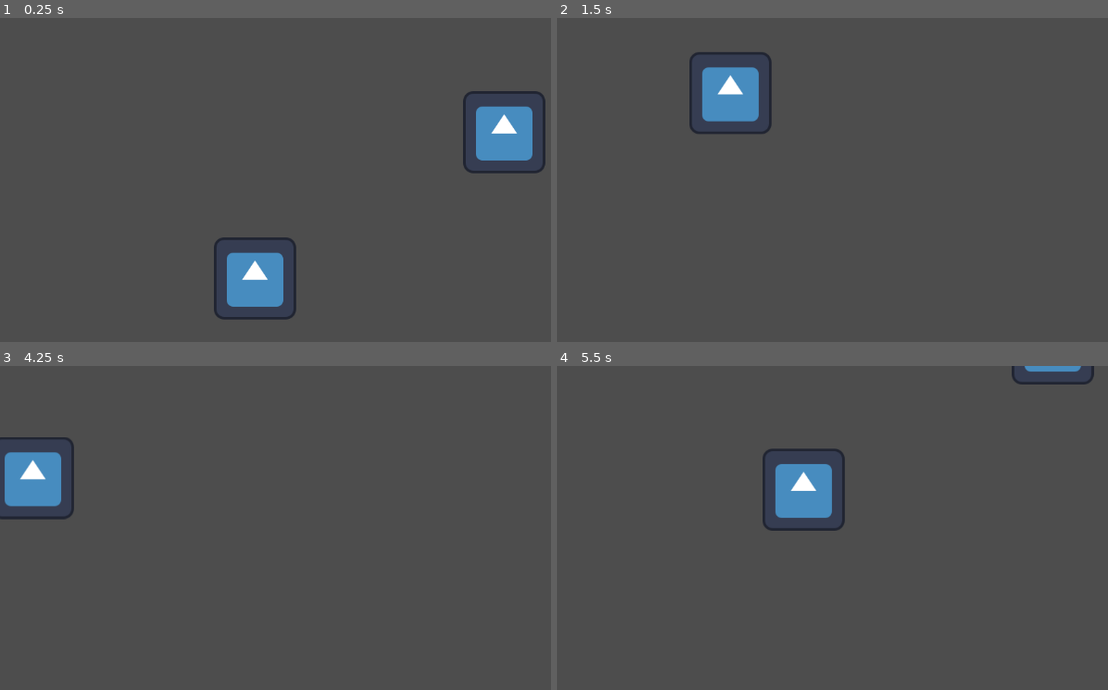
Above: before the commit, frames 1-4 (two rows, left to right).
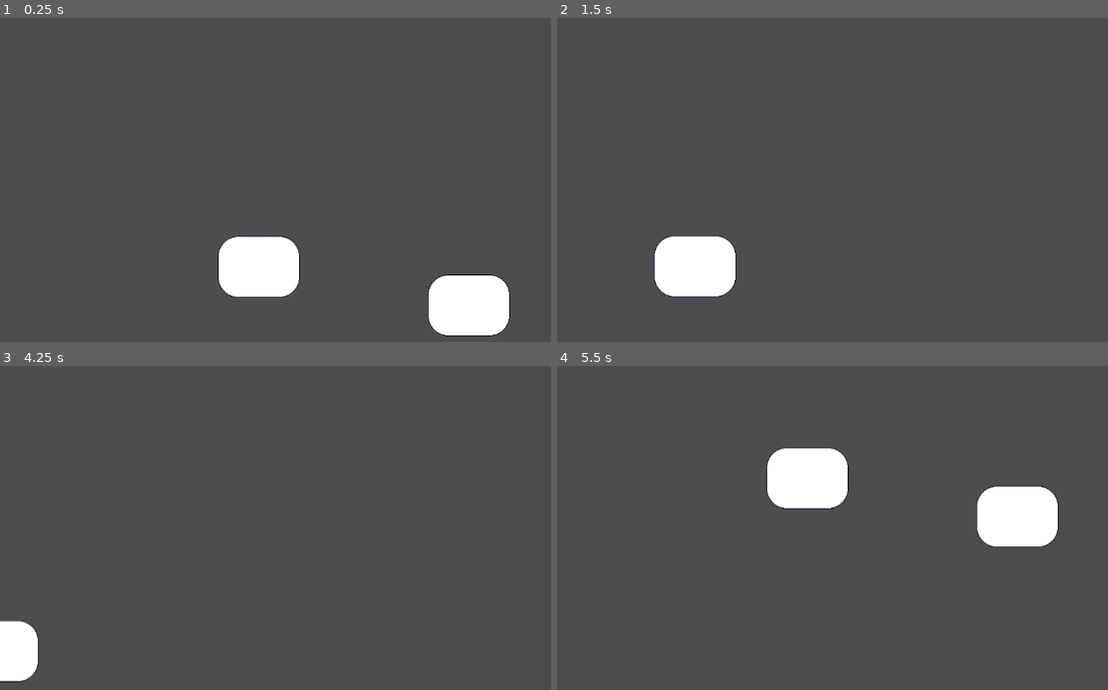
Above: after the commit, the same moments.

Repository: ARCsweden/GameJam2026SpringB
Game: Godot game, scene res://Scenes/Game/Game.tscn
The game is run twice, just before and just after one commit, with the same random seed, the same clock (stepped at 60 frames per second) and the same inputs. The engine's default icon, where the game draws it, is replaced by a stand-in: a white triangle on a blue panel in a dark square.
Inputs (mouse positions are in pixels of both pictures, inside the frame that each line leads up to):
- Up to frame 1 (0.25 s): no input
- Up to frame 2 (1.5 s): tap Enter at 0.5 s; move the mouse to (1091, 205) at 0.52 s; hold Right (pan_right) 0.53-1.28 s; click (1091, 205) at 0.67 s; move the mouse to (777, 248) at 1.27 s; hold S (pan_down) from 1.28 s (still down)
- Up to frame 3 (4.25 s): move the mouse to (446, 482) at 2.02 s; release S (pan_down) at 2.03 s; hold Right (pan_right) 2.03-2.78 s; tap Space at 2.75 s; move the mouse to (330, 657) at 2.77 s; hold W (pan_up) 2.78-3.53 s; click (330, 657) at 2.92 s; tap Enter at 3.5 s; move the mouse to (outside the picture) at 3.52 s; hold Left (pan_left) from 3.53 s (still down)
- Up to frame 4 (5.5 s): move the mouse to (705, 511) at 4.27 s; move the mouse to (964, 573) at 5.02 s; release Left (pan_left) at 5.03 s; hold S (pan_down) from 5.03 s (still down); click (964, 573) at 5.17 s

The runs differ from the first frame. In frame 1, 7.9% of the frame differs, in the area x 38-99%, y 22-99%; in frame 2, 4.8%; in frame 3, 3.3%; in frame 4, 6.0%.

Commit message:
Added SchemaicsNode, with ninepatch rect

Diff:
--- a/Scenes/Game/Schematic.tscn
+++ b/Scenes/Game/Schematic.tscn
@@ -1,7 +1,7 @@
 [gd_scene format=3 uid="uid://kk50qp4e2lch"]
 
 [ext_resource type="Script" uid="uid://t8w8da7gera8" path="res://Scenes/Game/schematic.gd" id="1_3p7ui"]
-[ext_resource type="Texture2D" uid="uid://paxlhb6ma43q" path="res://icon.svg" id="2_npapt"]
+[ext_resource type="PackedScene" uid="uid://ccnuk2wqctkw6" path="res://Scenes/Game/scematics_node.tscn" id="2_npapt"]
 
 [node name="Schematic" type="Node2D" unique_id=1559803732]
 script = ExtResource("1_3p7ui")
@@ -9,10 +9,8 @@
 [node name="Camera2D" type="Camera2D" parent="." unique_id=734684311]
 position_smoothing_enabled = true
 
-[node name="Icon" type="Sprite2D" parent="." unique_id=1019765797]
-position = Vector2(209, -146)
-texture = ExtResource("2_npapt")
+[node name="ScematicsNode" parent="." unique_id=1799637696 instance=ExtResource("2_npapt")]
+position = Vector2(90, 76)
 
-[node name="Icon2" type="Sprite2D" parent="." unique_id=1440590568]
-position = Vector2(-179, 82)
-texture = ExtResource("2_npapt")
+[node name="ScematicsNode2" parent="." unique_id=310915764 instance=ExtResource("2_npapt")]
+position = Vector2(-237, 16)
--- /dev/null
+++ b/Scenes/Game/scematics_node.tscn
@@ -0,0 +1,14 @@
+[gd_scene format=3 uid="uid://ccnuk2wqctkw6"]
+
+[ext_resource type="Texture2D" uid="uid://p1wpvwl2csap" path="res://Assets/Art/node.png" id="1_2gwpg"]
+
+[node name="ScematicsNode" type="Node2D" unique_id=1799637696]
+
+[node name="NinePatchRect" type="NinePatchRect" parent="." unique_id=2050590102]
+offset_right = 128.0
+offset_bottom = 96.0
+texture = ExtResource("1_2gwpg")
+patch_margin_left = 32
+patch_margin_top = 32
+patch_margin_right = 32
+patch_margin_bottom = 32
Binary file added: Assets/Art/node.png
Not shown, added: Assets/Art/node.png.import
